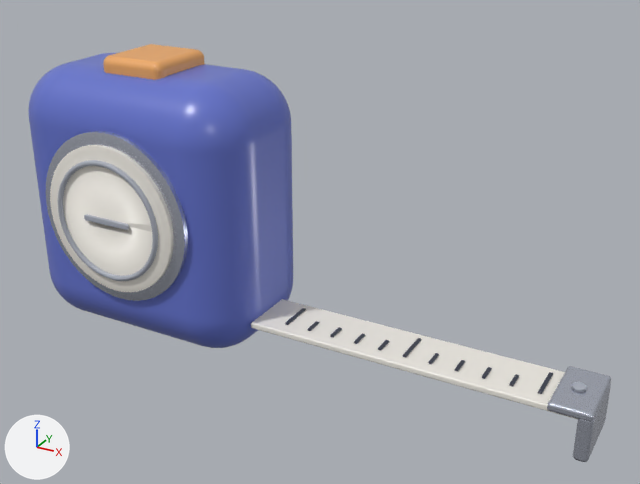
One commit to the glTF model packages/assets/3d/measuring-tape/measuring-tape.glb: the scene before it, then after it.
Both versions are drawn from a camera (50 mm lens) standing at (1.91, -2.85, 1.4) and looking at (0.35, -0.02, -0.02). The lights are fixed; the arrows at lower left show +X, +Y and +Z. The older version comes first. Vertices at exactly the same position are counted once.

Names of what the first picture shows: 'measuring-tape'.
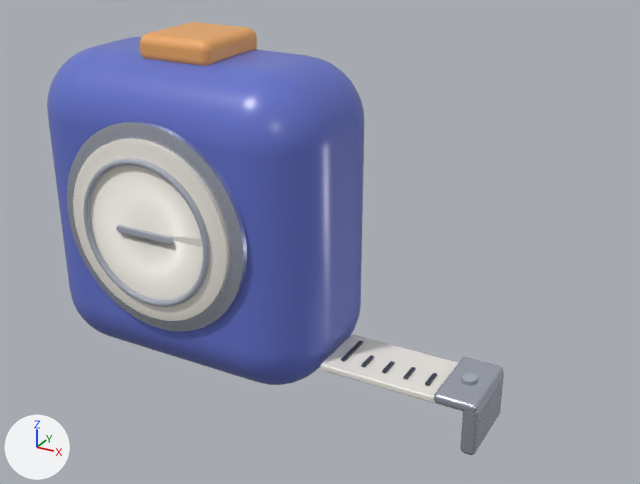
Boxes [x1, y1, x2, y2] around the edits, measured in the pictures (640 x 484 px; the box of a moved part takes in the faces that stretch with it):
'measuring-tape', reshaped (22% narrower): before [28, 44, 611, 462]; after [47, 22, 504, 455]
part 1 of me_measuring_tape, moved or reshaped: before [28, 53, 293, 348]; after [47, 37, 364, 385]
part 2 of me_measuring_tape, moved or reshaped: before [251, 299, 577, 419]; after [321, 334, 462, 411]
part 3 of me_measuring_tape, added: after [83, 158, 210, 307]
part 4 of me_measuring_tape, added: after [116, 225, 173, 245]
part 5 of me_measuring_tape, moved or reshaped: before [572, 382, 587, 392]; after [462, 373, 478, 384]
part 6 of me_measuring_tape, moved or reshaped: before [103, 44, 205, 80]; after [140, 22, 257, 66]
part 7 of me_measuring_tape, moved or reshaped: before [403, 338, 421, 357]; after [341, 341, 363, 362]
part 8 of me_measuring_tape, moved or reshaped: before [354, 333, 365, 344]; after [361, 355, 374, 367]
part 9 of me_measuring_tape, moved or reshaped: before [378, 340, 389, 350]; after [382, 361, 395, 373]
part 10 of me_measuring_tape, moved or reshaped: before [428, 353, 439, 364]; after [403, 367, 416, 379]
part 11 of me_measuring_tape, moved or reshaped: before [455, 360, 465, 371]; after [425, 373, 437, 386]
part 12 of me_measuring_tape, moved or reshaped (not visible afterwards): before [538, 372, 553, 394]
part 13 of me_measuring_tape, added: after [460, 373, 504, 455]
part 14 of me_measuring_tape, added: after [434, 357, 503, 413]
part 15 of me_measuring_tape, deleted: before [285, 308, 611, 462]
part 16 of me_measuring_tape, built on: before [46, 131, 188, 301]; after [67, 121, 247, 331]

The change, as a diff of the scene's bpy script:
```diff
--- a/packages/assets/3d/measuring-tape/measuring-tape.glb.py
+++ b/packages/assets/3d/measuring-tape/measuring-tape.glb.py
@@ me_measuring_tape @@
 # used by ob_measuring_tape; location = (0.0, 0.0, 0.0)
-me_measuring_tape.from_pydata(...)  # 13782 vertices, 27484 faces; spans x -0.98..1.51, y -0.38..0.32, z -0.56..0.65
+me_measuring_tape.from_pydata(...)  # 10142 vertices, 20224 faces; spans x -0.85..1.11, y -0.43..0.36, z -0.65..0.76
+# me_measuring_tape part 1: the loose piece of 728 vertices spanning x -0.98..0.12, y -0.32..0.32, z -0.56..0.6 is scaled about its middle by (1.18, 1.1, 1.14), then moved by (0.23, 0.0, 0.0)
+# me_measuring_tape part 2: the loose piece of 728 vertices spanning x 0.11..1.48, y -0.17..0.08, z -0.4..-0.37 is scaled about its middle by (0.449, 1.12, 1.11), then moved by (-0.04, -0.01, -0.08)
+# me_measuring_tape part 3: a new loose piece, a torus around y (ring radius 0.29, tube radius 0.013) spanning x -0.503..0.103, y -0.431..-0.405, z -0.253..0.353, in mat_neutral (grey #a8adb9)
+# me_measuring_tape part 4: the loose piece of 528 vertices spanning x -0.55..-0.31, y -0.38..-0.37, z 0.03..0.05 is copied, and the copy is scaled about its middle by (1.17, 1.15, 1.22), then moved by (0.23, -0.04, 0.01); it spans x -0.34..-0.06, y -0.43..-0.41, z 0.04..0.06
+# me_measuring_tape part 5: the loose piece of 194 vertices spanning x 1.39..1.45, y -0.08..-0.02, z -0.35..-0.34 is moved by (-0.4, -0.01, -0.08)
+# me_measuring_tape part 6: the loose piece of 728 vertices spanning x -0.58..-0.28, y -0.16..0.16, z 0.56..0.65 is scaled about its middle by (1.13, 1.12, 1.16), then moved by (0.23, 0.0, 0.1)
+# me_measuring_tape part 7: the loose piece of 728 vertices spanning x 0.77..0.78, y -0.12..0.03, z -0.37..-0.36 is moved by (-0.26, -0.01, -0.08)
+# me_measuring_tape part 8: the loose piece of 728 vertices spanning x 0.56..0.57, y -0.12..-0.05, z -0.37..-0.36 is moved by (0.04, -0.01, -0.08)
+# me_measuring_tape part 9: the loose piece of 728 vertices spanning x 0.66..0.68, y -0.12..-0.05, z -0.37..-0.36 is moved by (0.03, -0.01, -0.08)
+# me_measuring_tape part 10: the loose piece of 728 vertices spanning x 0.87..0.89, y -0.12..-0.05, z -0.37..-0.36 is moved by (-0.09, -0.01, -0.08)
+# me_measuring_tape part 11: the loose piece of 728 vertices spanning x 0.98..0.99, y -0.12..-0.05, z -0.37..-0.36 is moved by (-0.1, -0.01, -0.08)
+# me_measuring_tape part 12: the loose piece of 728 vertices spanning x 1.29..1.31, y -0.12..0.03, z -0.37..-0.36 is moved by (-0.33, -0.01, -0.08)
+# me_measuring_tape part 13: a new loose piece of 728 vertices spanning x 1.05..1.11, y -0.22..0.1, z -0.65..-0.44, in mat_metal (light grey #c8cddb)
+# me_measuring_tape part 14: a new loose piece of 728 vertices spanning x 0.94..1.11, y -0.22..0.1, z -0.47..-0.43, in mat_metal (light grey #c8cddb)
+# me_measuring_tape part 15: 7 loose pieces with 5096 vertices, spanning x 0.24..1.51, y -0.19..0.09, z -0.56..-0.35, are deleted
+# me_measuring_tape part 16: 4 vertices moved within x -0.6..-0.54, y -0.38..-0.36, z -0.17..0.21; 1935 vertices removed from x -0.79..-0.07, y -0.38..-0.31, z -0.32..0.4; 383 vertices added at x -0.63..0.23, y -0.41..-0.35, z -0.38..0.48
 me_measuring_tape.materials.append(mat_primary)
```
